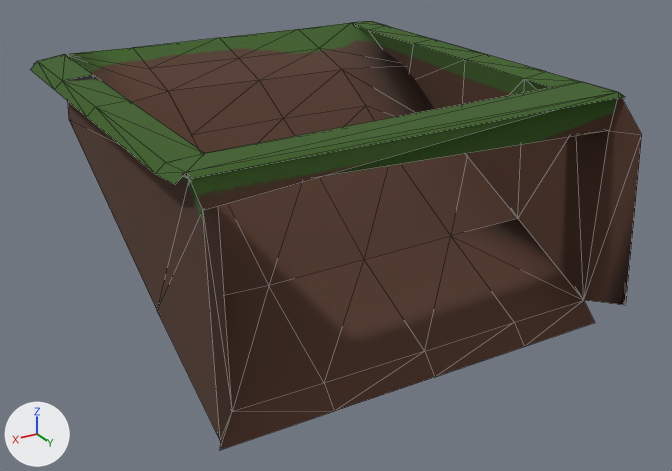
The glTF model forall/chunkconts/hills/caves/ramptocave.gltf: old version first, new version second.
Camera for both pictures: a 50 mm lens placed at (63.6, 113.7, 61.0), pointed at (-1.2, 5.7, 7.0). Every picture has the same lights, and +X, +Y and +Z are marked at lower left. Mesh edges are drawn as thin lines. Where no turn or scale is listed for an object, it has been applied to the vertices. Vertices at the same position are counted once.
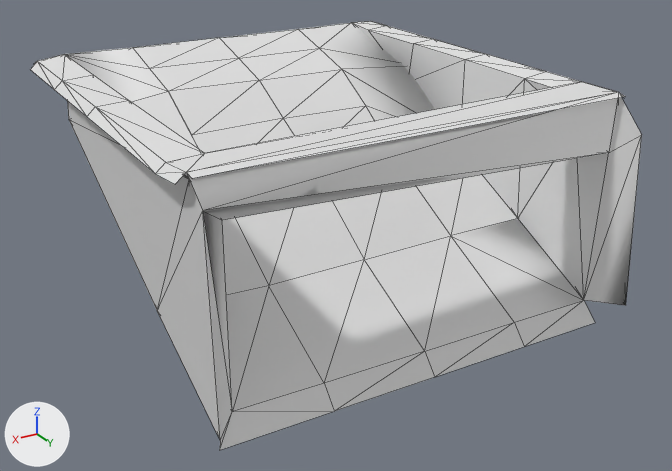
What changed in the scene script:
```text
Change me_plane:
    where me_plane.from_pydata(...)  # 91 vertices, 180 faces; spans x -31.4..31.8, y -31.7..34.6, z -2.6..30.2
    used by ob_plane; location = (0.0, 0.0, 0.0)
    me_plane part 1
    me_plane.vertices[38].co: (-28.2, 30.8, 25.3) -> (-28.5, 30.8, 22.2)  # pixel (609, 130) -> pixel (608, 152)
    me_plane.vertices[59].co: (27.6, 29.9, 27.0) -> (27.2, 30.0, 23.9)  # not seen -> pixel (222, 220)
    me_plane part 2: 178 faces spanning x -31.4..31.8, y -31.7..34.6, z -2.6..30.2 switch from mat_material (picture img_greentodirt) to no material
```

Boxes [x1, y1, x2, y2] around the edits, measured in the pictures (672 x 471 px; the box of a moved part takes in the faces that stretch with it):
part 1 of me_plane, moved or reshaped
    both: [192, 98, 642, 407]
part 2 of me_plane, recoloured (brown to white)
    both: [30, 21, 642, 450]
